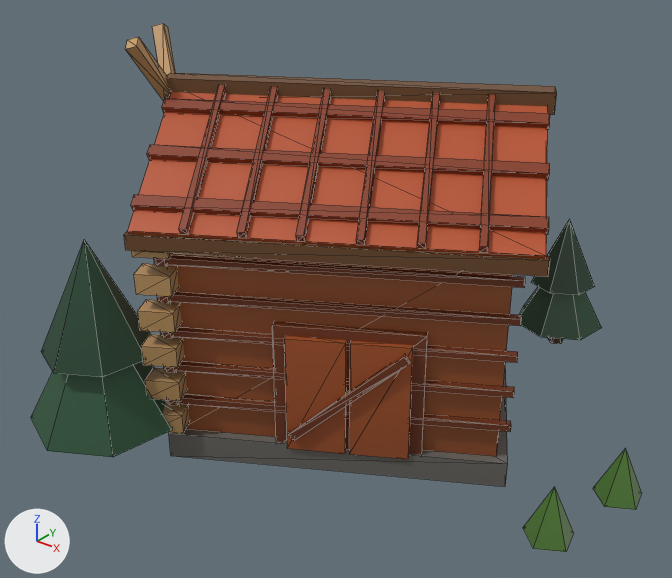
The glTF model art/models/building_3.glb as it was, and as the next commit left it.
Camera for both pictures: a 50 mm lens placed at (0.793, -1.036, 0.826), pointed at (0.007, -0.053, 0.217). Lighting does not change. The marker at lower left points along +X, +Y and +Z. The first picture is the older version. Mesh edges are drawn as thin lines. Vertices at exactly the same position are counted once.

Names of what the first picture shows: 'building_3'.
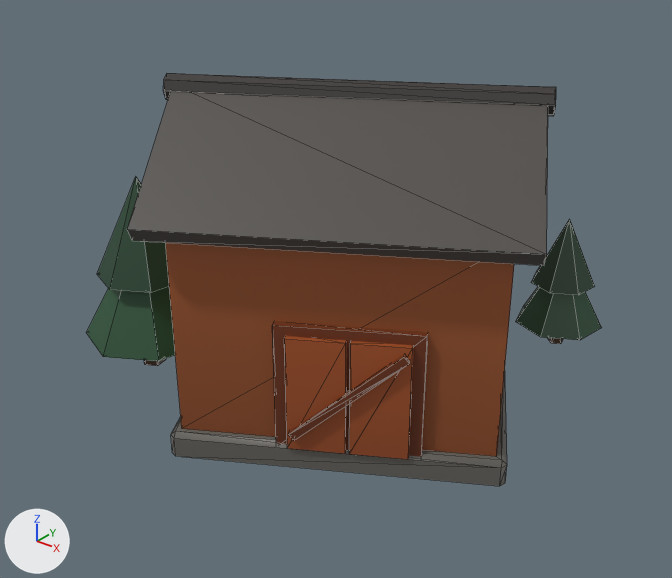
Patch to the scene script:
```diff
--- a/art/models/building_3.glb.py
+++ b/art/models/building_3.glb.py
@@ me_building_3 @@
 # used by ob_building_3; location = (0.0, 0.0, 0.0)
-me_building_3.from_pydata(...)  # 398 vertices, 596 faces; spans x -0.35..0.478, y -0.453..0.45, z 0.0..0.581
+me_building_3.from_pydata(...)  # 146 vertices, 214 faces; spans x -0.451..0.345, y -0.333..0.45, z 0.0..0.52
+# me_building_3 part 1: a new loose piece, a 5-sided cylinder along z spanning x -0.361..-0.323, y -0.148..-0.111, z 0.0..0.08, in mat_defaultmaterial
+# me_building_3 part 2: a new loose piece, a 7-sided cone pointing to +z spanning x -0.451..-0.237, y -0.238..-0.026, z 0.06..0.26, in mat_defaultmaterial
+# me_building_3 part 3: a new loose piece, a 7-sided cone pointing to +z spanning x -0.421..-0.265, y -0.208..-0.054, z 0.17..0.34, in mat_defaultmaterial
+# me_building_3 part 4: the loose piece of 8 vertices spanning x -0.315..0.315, y -0.3..0.3, z 0.0..0.04 is rebuilt with 20 vertices and now spans x -0.311..0.311, y -0.296..0.296, z 0.0..0.04
+# me_building_3 part 5: the loose piece of 8 vertices spanning x -0.259..0.214, y -0.104..0.182, z 0.475..0.494 is rebuilt with 16 vertices and now spans x -0.248..0.248, y -0.155..0.155, z 0.48..0.52
+# me_building_3 part 6: 33 loose pieces with 262 vertices, spanning x -0.35..0.478, y -0.453..0.336, z 0.0..0.514, are deleted
+# me_building_3 part 7
+# 50 vertices are removed from x -0.345..0.345, y -0.332..0.332, z 0.369..0.581
+# 92 faces are deleted
+# 8 vertices are added at x -0.345..0.199, y -0.333..0.115, z 0.371..0.506
+# 6 new vertices lie (0.459, 0.265, 0.0) away from vertices in x -0.345..-0.114, y -0.333..0.068, z 0.371..0.506
+# 28 new faces join them
 me_building_3.materials.append(mat_defaultmaterial)
```

Boxes (x1, y1, x2, y2) around the edits, measured in the pictures (672 x 578 px):
'building_3', reshaped (16% narrower, 22% shorter): before (31, 23, 641, 552); after (87, 73, 602, 486)
part 1 of me_building_3, added: after (144, 359, 166, 366)
part 2 of me_building_3, added (green): after (87, 287, 175, 361)
part 3 of me_building_3, added (green): after (97, 177, 169, 293)
part 4 of me_building_3, rebuilt (7% shorter): before (169, 365, 508, 487); after (171, 372, 507, 486)
part 5 of me_building_3, rebuilt (not visible before): after (163, 73, 556, 116)
part 6 of me_building_3, deleted: before (31, 85, 641, 552)
part 7 of me_building_3, reshaped: before (125, 23, 557, 259); after (127, 92, 548, 266)
